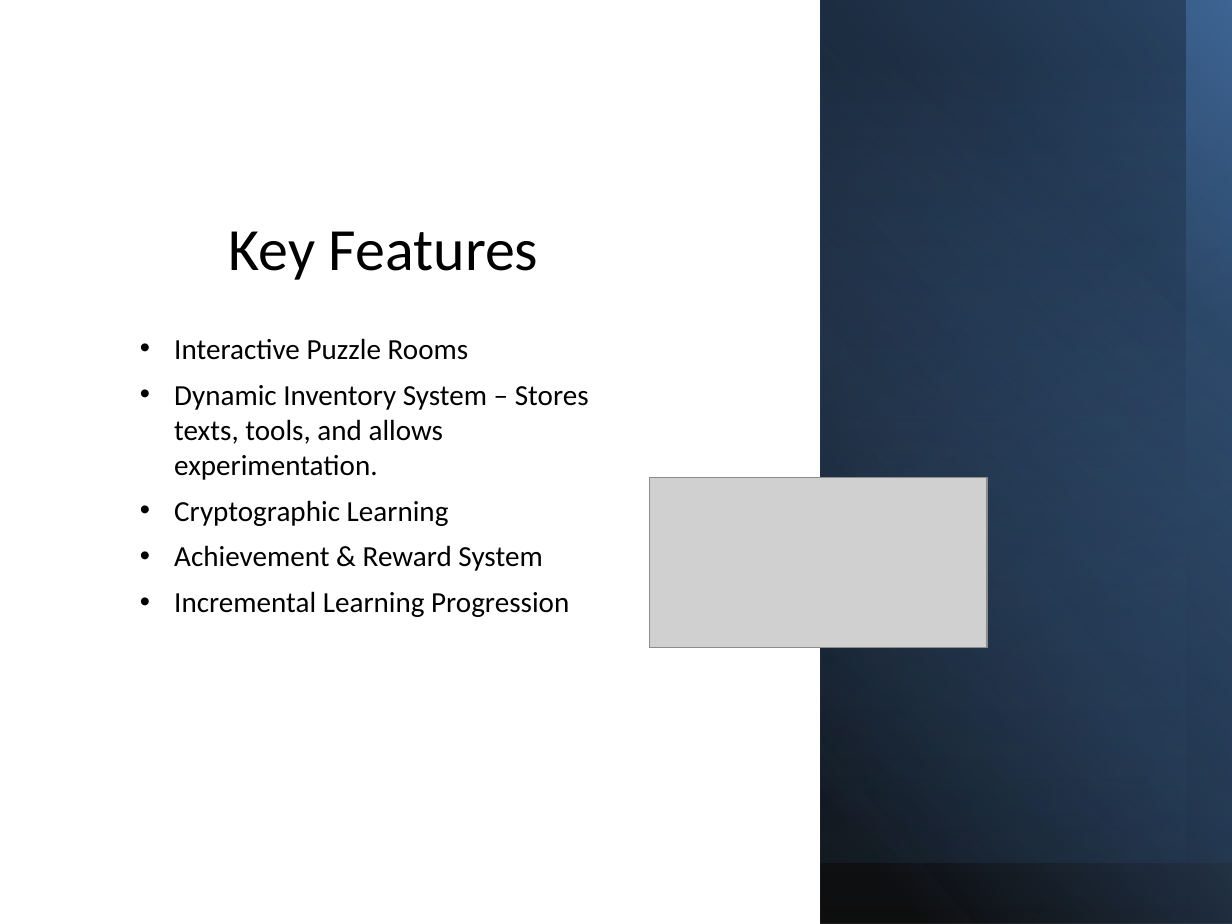
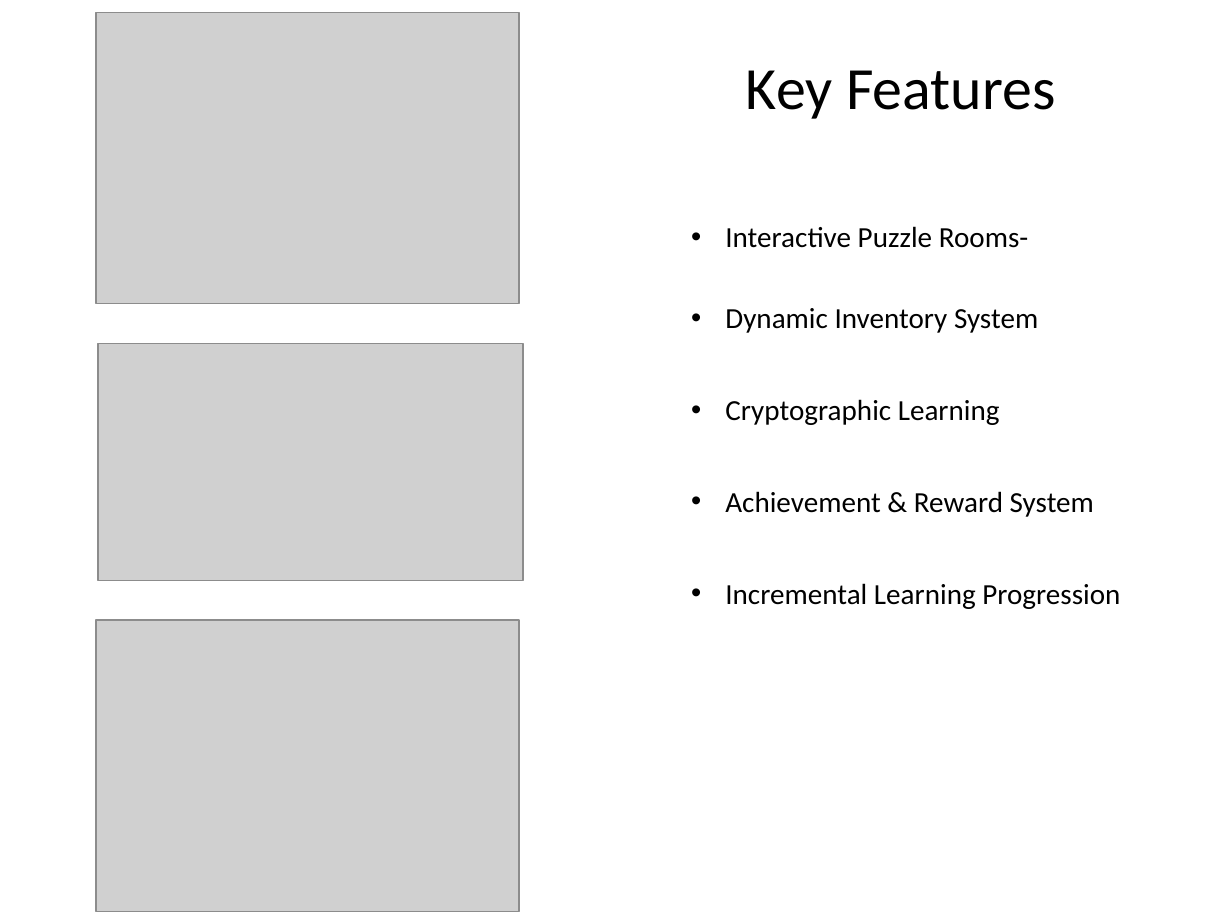
Before and after one commit to Firas-amaria/FinalProject-CryptoGame, a slide deck: slide 15 of enigma_academy_presentation.pptx (slide 8 before the commit). Drawn at 1232x924 pixels with LibreOffice and Linux fonts; fonts in the diff are those of the drawing; grey boxes stand for pictures. Boxes give left, top, right and bottom in pixels: in the first picture for what was removed or moved away, otherwise in the second. Text is boxed around its words. In the diff, an @@ line names an element or a change of style, - is before the commit and + after.

```diff
--- a/enigma_academy_presentation.pptx
+++ b/enigma_academy_presentation.pptx
@@ picture added at (96,12,519,304) @@
@@ rectangle removed at (821,0,1232,924) @@
@@ rectangle removed at (821,0,1232,862) @@
@@ rectangle removed at (821,0,1232,862) @@
@@ rectangle removed at (821,0,1185,924) @@
@@ title "Key Features": place and size @@
-title "Key Features" at (229,231,538,280)
+title "Key Features" at (746,70,1055,119)
@@ title "Key Features" at (746,70,1055,119): vertical alignment bottom to middle @@
@@ text "Interactive Puzzle Rooms-": place and size @@
-text "Interactive Puzzle Rooms-" at (174,338,589,617)
+text "Interactive Puzzle Rooms-" at (725,226,1120,609)
@@ text at (725,226,1038,333): text changed @@
-• Interactive Puzzle Rooms
-• Dynamic Inventory System – Stores texts, tools, and allows experimentation.
+• Interactive Puzzle Rooms-
+• Dynamic Inventory System
@@ picture added at (99,344,524,580) @@
@@ picture: place and size @@
-picture at (650,477,988,647)
+picture at (96,620,519,912)
```
Also in this commit, not shown: 10 other slides changed, 18 slides added, 2 slides removed.
